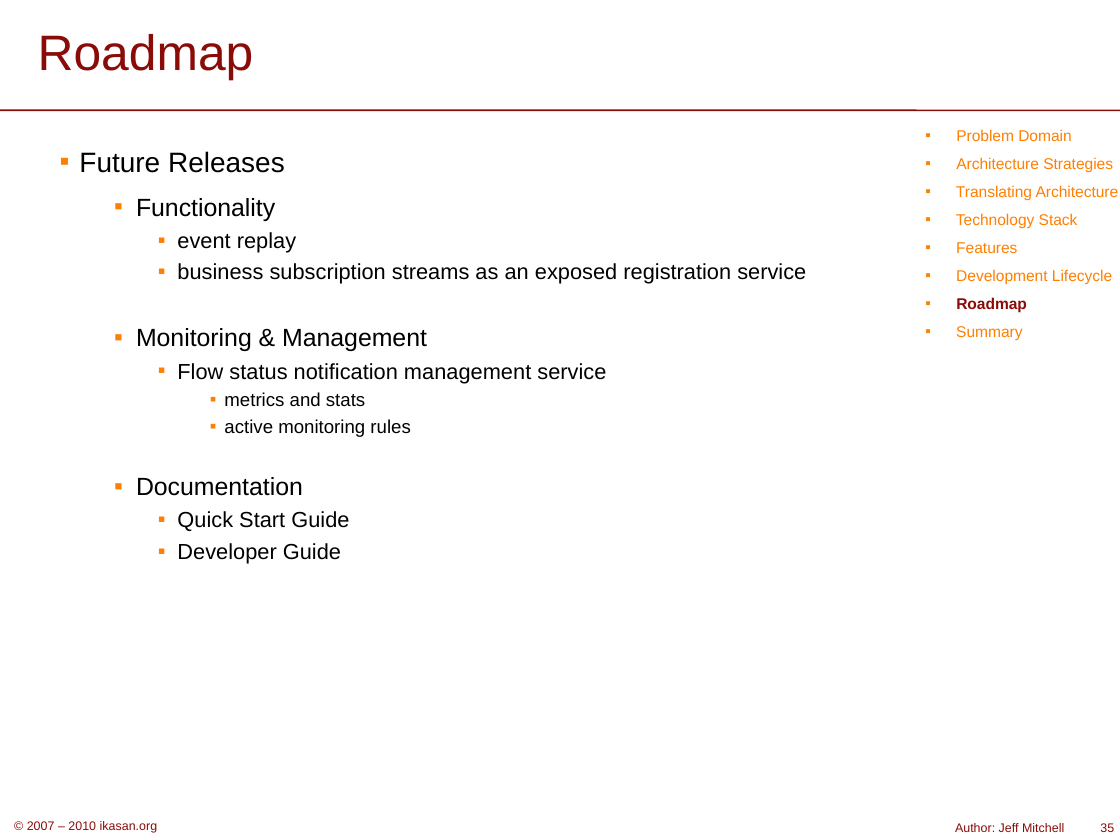
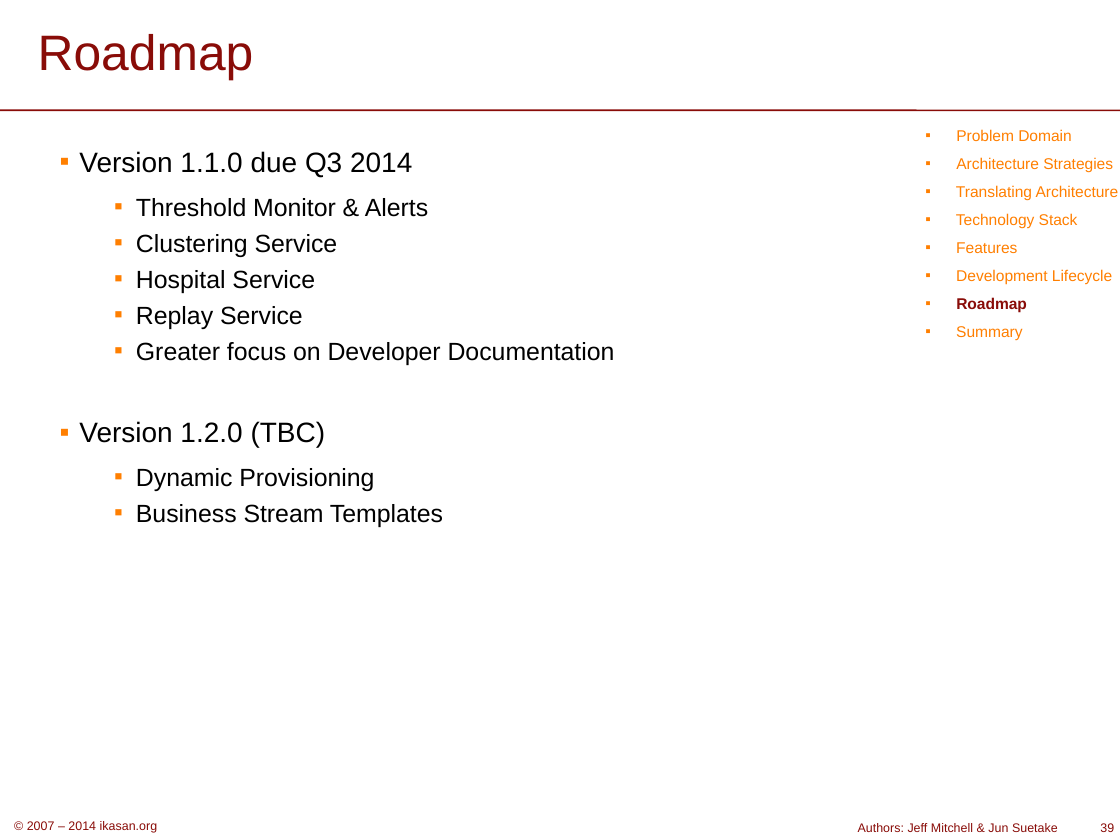
Before and after one commit to ikasanEIP/ikasan, a slide deck: slide 39 of website/org/publications/IkasanOverview.ppt (slide 35 before the commit). Drawn at 1120x840 pixels with LibreOffice and Linux fonts; fonts in the diff are those of the drawing; background and template pictures are left out. Boxes give left, top, right and bottom in pixels: in the first picture for what was removed or moved away, otherwise in the second. Text is boxed around its words. In the diff, an @@ line names an element or a change of style, - is before the commit and + after.

Commit message:
IKASAN-711 - website docs update

```diff
--- a/website/org/publications/IkasanOverview.ppt
+++ b/website/org/publications/IkasanOverview.ppt
@@ text at box(79, 151, 615, 527): text changed; size 14 to 16 pt @@
-▪ Future Releases
-  ▪ Functionality
-    ▪ event replay
-    ▪ business subscription streams as an exposed registration service
-  ▪ Monitoring & Management
-    ▪ Flow status notification management service
-      ▪ metrics and stats
-      ▪ active monitoring rules
-  ▪ Documentation
-    ▪ Quick Start Guide
-    ▪ Developer Guide
+▪ Version 1.1.0 due Q3 2014
+  ▪ Threshold Monitor & Alerts
+  ▪ Clustering Service
+  ▪ Hospital Service
+  ▪ Replay Service
+  ▪ Greater focus on Developer Documentation
+▪ Version 1.2.0 (TBC)
+  ▪ Dynamic Provisioning
+  ▪ Business Stream Templates
@@ text at box(27, 821, 158, 833): text changed @@
-© 2007 – 2010 ikasan.org
+© 2007 – 2014 ikasan.org
@@ text at box(858, 823, 1058, 832): text changed @@
-Author: Jeff Mitchell
+Authors: Jeff Mitchell & Jun Suetake
@@ page number at box(1100, 823, 1114, 832): text changed @@
-35
+39
```
Also in this commit, not shown: 35 other slides changed, 5 slides added, 1 slide removed, 1 other file.
